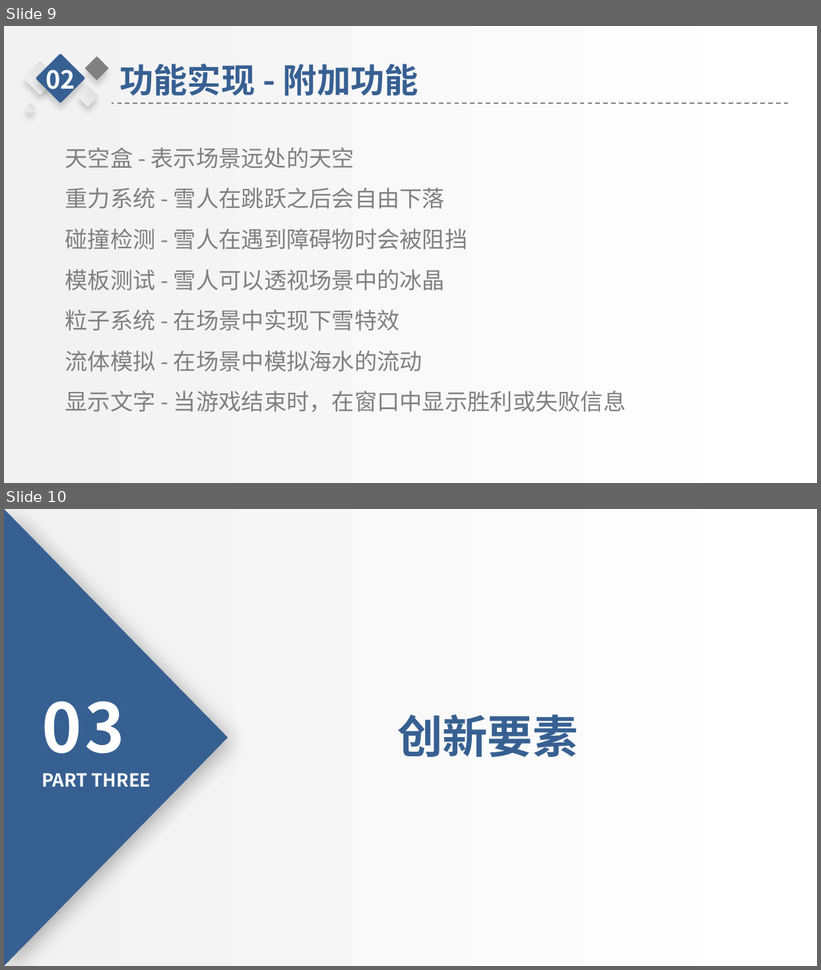
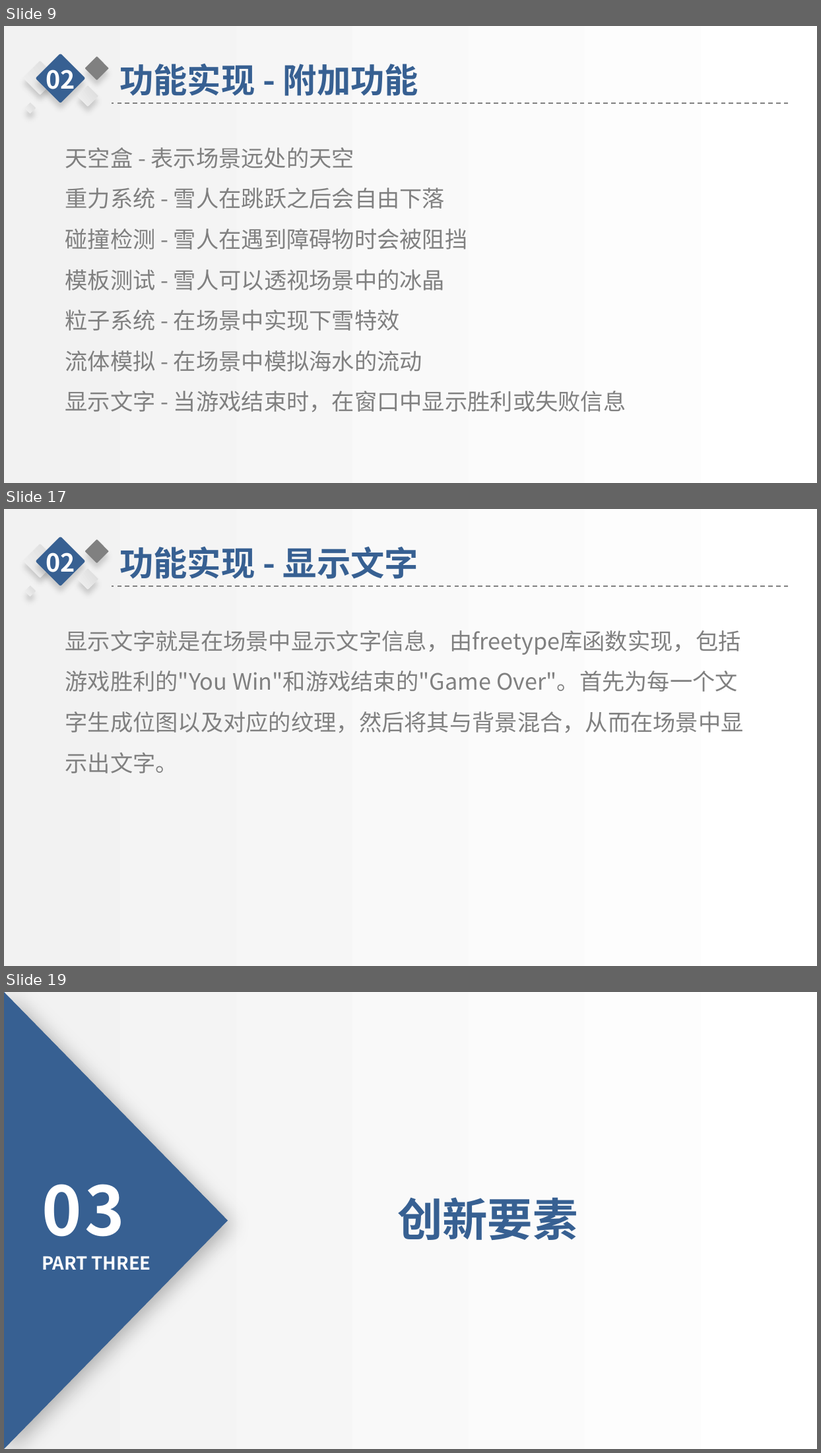
Before and after one commit to sysu-cg/Dashboard, a slide deck: FinalProject_v0/doc/期末展示.pptx. Shown one above the other, each under a label of ours: slides 9 and 10 before the commit, slides 9, 17 and 19 after it; the slides between them are not shown. The pictures are 821x970 and 821x1453 pixels, drawn with LibreOffice and Linux fonts; fonts in the diff are those of the drawing; background and template pictures are left out. Boxes give left, top, right and bottom in pixels: in the first picture for what was removed or moved away, otherwise in the second. Text is boxed around its words. In the diff, an @@ line names an element or a change of style, - is before the commit and + after.

```diff
--- a/FinalProject_v0/doc/期末展示.pptx
+++ b/FinalProject_v0/doc/期末展示.pptx
@@ slide 17 added at (x1=4, y1=509, x2=817, y2=966), background picture (left out); not listed: 1 template element that a slide beside it also shows @@
@@ group added at (x1=24, y1=537, x2=789, y2=597): 5 rounded rectangles, 2 texts, 1 line @@
+功能实现 - 显示文字
+02
@@ text added at (x1=65, y1=630, x2=743, y2=774), 20 pt, text #808080 @@
+显示文字就是在场景中显示文字信息，由freetype库函数实现，包括游戏胜利的"You Win"和游戏结束的"Game Over"。首先为每一个文字生成位图以及对应的纹理，然后将其与背景混合，从而在场景中显示出文字。
@@ what was slide 10 is now slide 19 @@
```
Also in this commit, not shown: 11 other slides added, 4 other files.
